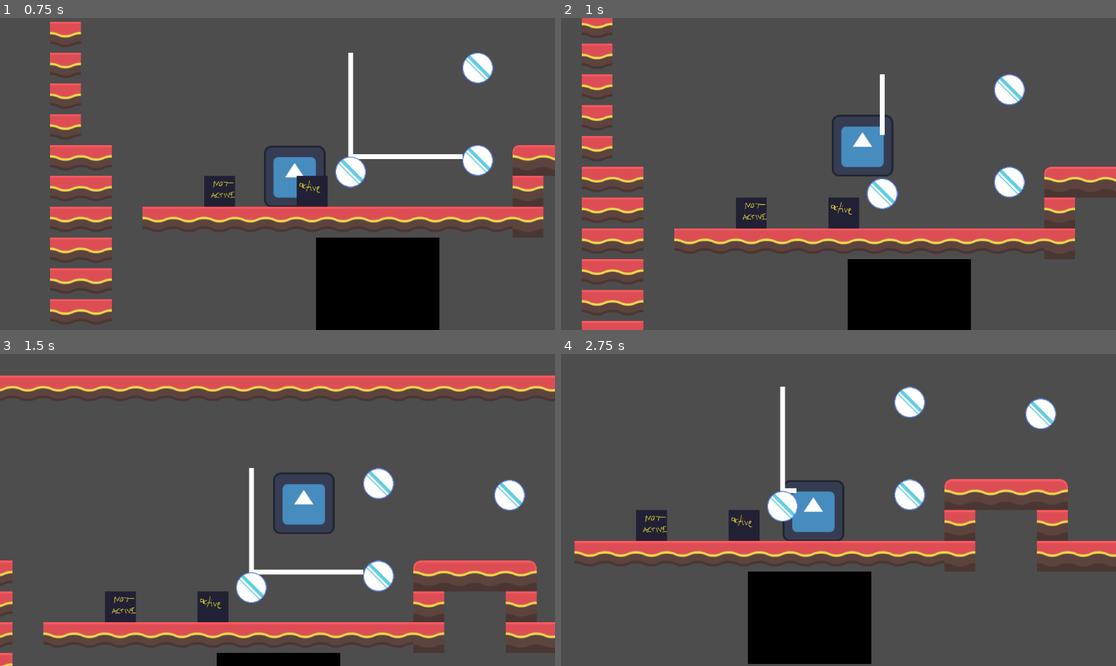
Above: before the commit, frames 1-4 (two rows, left to right).
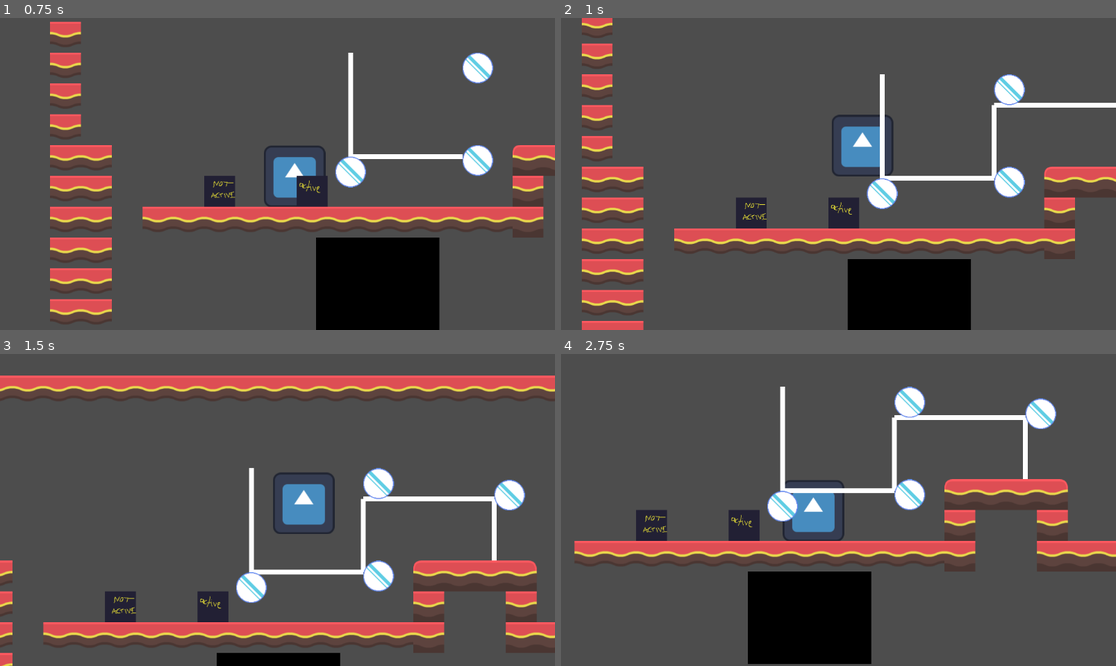
Above: after the commit, the same moments.

Repository: Jo-Meer/ldjam56
Game: Godot game, scene res://test_ntimi.tscn
Same seed, same stepped clock (60 frames per second), same inputs: the game is played once before the commit and once after it. This scene is started directly instead of the project's main scene. The engine's default icon, where the game draws it, is replaced by a stand-in: a white triangle on a blue panel in a dark square.
Inputs:
- Up to frame 1 (0.75 s): hold D (move_right) from 0.53 s (still down); tap R (split) at 0.6 s
- Up to frame 2 (1 s): keep holding D (move_right); tap Space (jump) at 0.77 s
- Up to frame 3 (1.5 s): keep holding D (move_right); tap T (merge) at 1.35 s
- Up to frame 4 (2.75 s): tap Space (jump) at 1.52 s; tap R (split) at 1.55, 2.3 s; release D (move_right) at 2.03 s; hold A (move_left) from 2.03 s (still down); tap E (next_creature) at 2.1 s

Frame 1 is identical in both runs. In frame 2, 1.0% of the frame differs, in the area x 57-100%, y 27-53%; in frame 3, 0.7%; in frame 4, 1.1%, in the area x 42-85%, y 19-45%.
Error in both runs: Out of bounds get index '0' (on base: 'Array[Player]') (res://scripts/level.gd:143)

Commit message:
add laser sensor

Diff:
--- a/objects/LaserBeam.tscn
+++ b/objects/LaserBeam.tscn
@@ -8,20 +8,32 @@
 }
 point_count = 2
 
+[sub_resource type="RectangleShape2D" id="RectangleShape2D_d8g01"]
+size = Vector2(1, 20)
+
 [node name="LaserBeam" type="Node2D" groups=["laserbeam"]]
 script = ExtResource("1_ekip3")
 
 [node name="Path2D" type="Path2D" parent="."]
+visible = false
 curve = SubResource("Curve2D_id8b3")
+
+[node name="Line2D" type="Line2D" parent="."]
+
+[node name="BeamArea" type="Area2D" parent="."]
+collision_layer = 256
+collision_mask = 0
+
+[node name="CollisionShape2D" type="CollisionShape2D" parent="BeamArea"]
+shape = SubResource("RectangleShape2D_d8g01")
+debug_color = Color(0.653333, 0, 0.7, 0.419608)
 
 [node name="RayCast2D" type="RayCast2D" parent="."]
 visible = false
-target_position = Vector2(0, 1000)
-collision_mask = 259
+target_position = Vector2(0, 8000)
+collision_mask = 257
 
 [node name="Points" type="Node2D" parent="."]
-
-[node name="Line2D" type="Line2D" parent="."]
 
 [node name="CreateTimer" type="Timer" parent="."]
 wait_time = 0.1
--- /dev/null
+++ b/objects/LaserSensor.tscn
@@ -0,0 +1,20 @@
+[gd_scene load_steps=4 format=3 uid="uid://dcvvfuyiuml3m"]
+
+[ext_resource type="Script" path="res://objects/scripts/laser_sensor.gd" id="1_f1tcb"]
+[ext_resource type="Texture2D" uid="uid://b6tbueauaxs0y" path="res://objects/sprites/placeholder_lasersensor.png" id="2_curif"]
+
+[sub_resource type="RectangleShape2D" id="RectangleShape2D_0aydg"]
+size = Vector2(64, 64)
+
+[node name="LaserSensor" type="Area2D"]
+collision_layer = 16
+collision_mask = 256
+script = ExtResource("1_f1tcb")
+
+[node name="CollisionShape2D" type="CollisionShape2D" parent="."]
+position = Vector2(32, 32)
+shape = SubResource("RectangleShape2D_0aydg")
+
+[node name="PlaceholderLasersensor" type="Sprite2D" parent="."]
+position = Vector2(32, 32)
+texture = ExtResource("2_curif")
--- a/objects/scripts/laser.gd
+++ b/objects/scripts/laser.gd
@@ -21,7 +21,6 @@
 func _on_laser_beam_mirror_enter(beam_node: Node2D, mirror_node: Node2D, collide_pos: Vector2):
 	var next_beam = laser_mirrors.get(beam_node.get_instance_id());
 	if next_beam == null:
-		print("add next beam ", mirror_node.direction, collide_pos)
 		next_beam = LaserBeam.instantiate();
 		next_beam.direction = mirror_node.direction;
 		next_beam.mirror_enter.connect(_on_laser_beam_mirror_enter);
--- a/objects/scripts/laser_beam.gd
+++ b/objects/scripts/laser_beam.gd
@@ -8,6 +8,8 @@
 @export var source_mirror:Node2D = null;
 
 @onready var raycast: RayCast2D = $RayCast2D;
+@onready var beam_area: Area2D = $BeamArea;
+@onready var beam_area_shape: CollisionShape2D = $BeamArea/CollisionShape2D;
 @onready var create_timer = $CreateTimer;
 @onready var path: Path2D = $Path2D;
 
@@ -17,10 +19,15 @@
 var meets_mirror: bool = false;
 var depth = 0;
 
+var active_sensors = [];
+
 # Called when the node enters the scene tree for the first time.
 func _ready() -> void:
 	if source_mirror != null:
 		raycast.add_exception(source_mirror);
+
+	# ensure each laser beam gets an individual shape!
+	beam_area_shape.shape = RectangleShape2D.new()
 
 # Called every frame. 'delta' is the elapsed time since the previous frame.
 func _process(_delta: float) -> void:
@@ -38,8 +45,9 @@
 	if direction == raycast_direction:
 		return
 
-	raycast.target_position = get_laser_raycast_endpoint();
-	print("raycast target pos ", raycast.target_position);
+	var end_point = get_laser_raycast_endpoint()
+	raycast.target_position = end_point;
+
 	raycast_direction = direction;
 
 func update_laser_path():
@@ -48,12 +56,18 @@
 
 	var col_node = raycast.get_collider();
 	var col_point = raycast.get_collision_point();
+	check_mirror_hits(col_node, col_point);
+
 	var local_col_point = to_local(col_point);
-
-	update_child_laser(col_node, col_point);
-
 	if local_col_point == path_endpoint:
 		return
+
+	# update beam area 2d
+	var x_size = max(abs(local_col_point.x), 2);
+	var y_size = max(abs(local_col_point.y), 2);
+	beam_area_shape.shape.size = Vector2(x_size, y_size);
+	var midpoint = local_col_point / 2;
+	beam_area_shape.position = Vector2(midpoint.x, midpoint.y);
 
 	path_endpoint = local_col_point;
 	path.curve.clear_points();
@@ -66,17 +80,15 @@
 	var points = path.curve.get_baked_points();
 	$Line2D.points = points;
 
-func update_child_laser(collided_node: Node, collision_point: Vector2):
+func check_mirror_hits(collided_node: Node, collision_point: Vector2):
 	if not collided_node.is_in_group("mirror"):
 		if meets_mirror:
-			print("leave mirror", depth);
 			mirror_leave.emit(self);
 			meets_mirror = false;
 		return
 
 	if not meets_mirror:
 		meets_mirror = true;
-		print("enter mirror", depth);
 		mirror_enter.emit(self, collided_node, collision_point);
 
 func get_laser_raycast_endpoint():
--- /dev/null
+++ b/objects/scripts/laser_sensor.gd
@@ -0,0 +1,37 @@
+extends Area2D
+
+signal activated
+signal deactivated
+
+@export var is_active: bool = false;
+
+func _process(_delta: float) -> void:
+	var overlapping_areas = get_overlapping_areas();
+	if overlapping_areas.size() > 0:
+		activate();
+	else:
+		deactivate();
+
+func activate():
+	if is_active:
+		return
+	is_active = true
+	activated.emit()
+	var parent = get_parent();
+	if parent.is_in_group("activatable"):
+		parent.toggle();
+
+func deactivate():
+	if is_active == false:
+		return
+	is_active = false
+	deactivated.emit()
+	var parent = get_parent();
+	if parent.is_in_group("activatable"):
+		parent.toggle();
+
+func toggle():
+	if is_active:
+		deactivate()
+	else:
+		activate()
Not shown: 1 places in objects/LaserBeam.tscn that only renumber resources
Binary file added: objects/sprites/placeholder_lasersensor.png
Not shown, added: objects/sprites/placeholder_lasersensor.png.import
